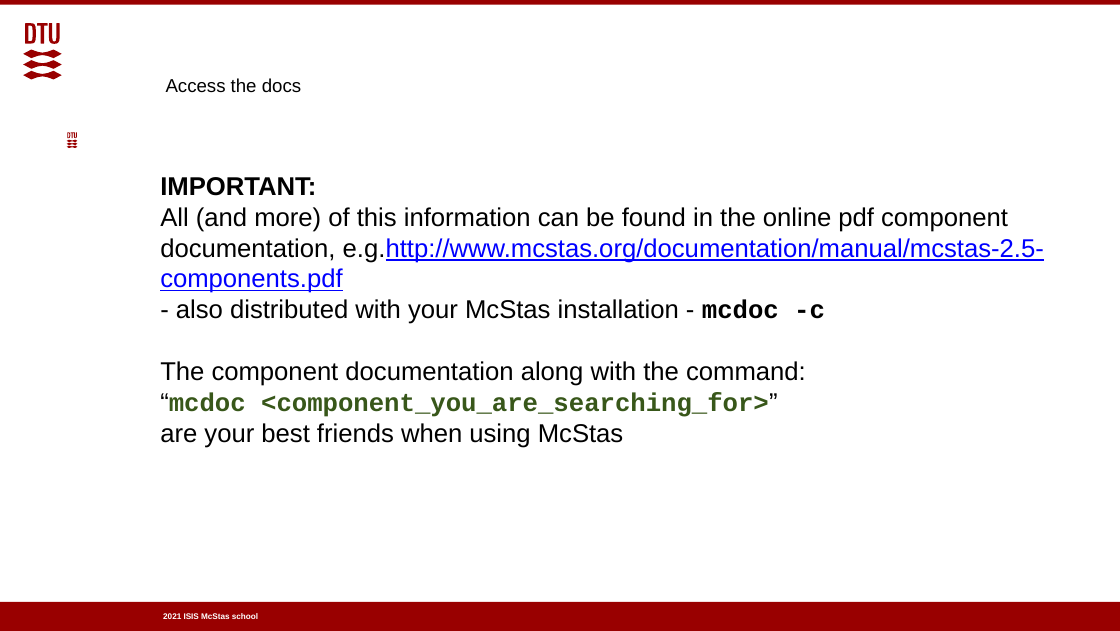
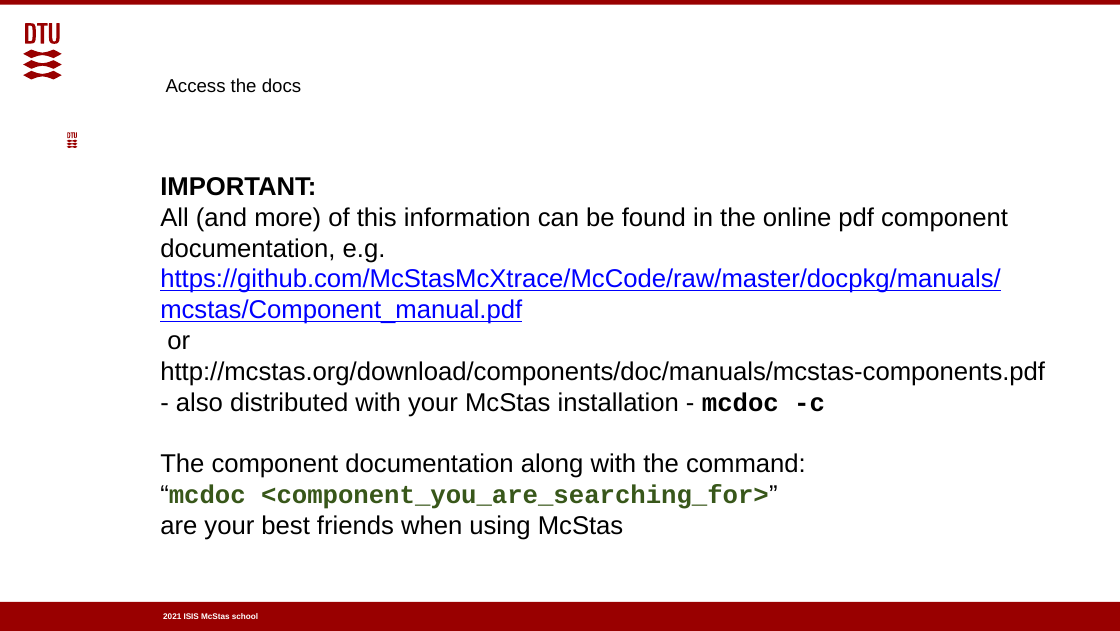
Before and after one commit to McStasMcXtrace/Schools, a slide deck: slide 3 of ISIS_April_2021/Tuesday_April_13th/2_Component_basics/2_Sources_and_Monitors.odp. Drawn at 1120x631 pixels with LibreOffice and Linux fonts; fonts in the diff are those of the drawing; background and template pictures are left out. Boxes give left, top, right and bottom in pixels: in the first picture for what was removed or moved away, otherwise in the second. Text is boxed around its words. In the diff, an @@ line names an element or a change of style, - is before the commit and + after.

```diff
--- a/ISIS_April_2021/Tuesday_April_13th/2_Component_basics/2_Sources_and_Monitors.odp
+++ b/ISIS_April_2021/Tuesday_April_13th/2_Component_basics/2_Sources_and_Monitors.odp
@@ text at bbox=[160, 207, 1045, 386]: text changed @@
-All (and more) of this information can be found in the online pdf component documentation, e.g.http://www.mcstas.org/documentation/manual/mcstas-2.5-components.pdf
+All (and more) of this information can be found in the online pdf component documentation, e.g.
+https://github.com/McStasMcXtrace/McCode/raw/master/docpkg/manuals/mcstas/Component_manual.pdf
+or
+http://mcstas.org/download/components/doc/manuals/mcstas-components.pdf
```
Also in this commit, not shown: 4 other slides changed, 1 other file.
